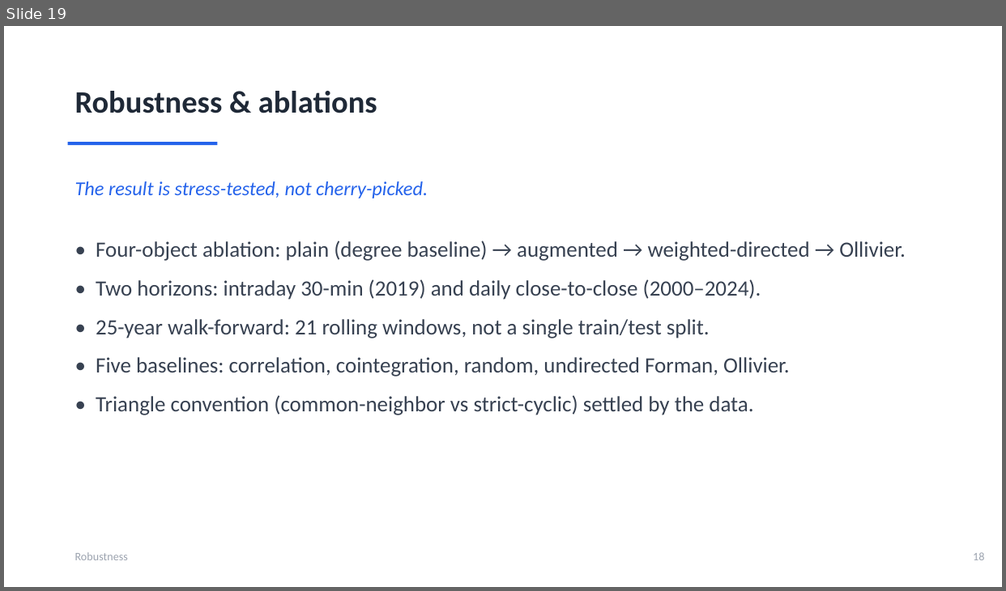
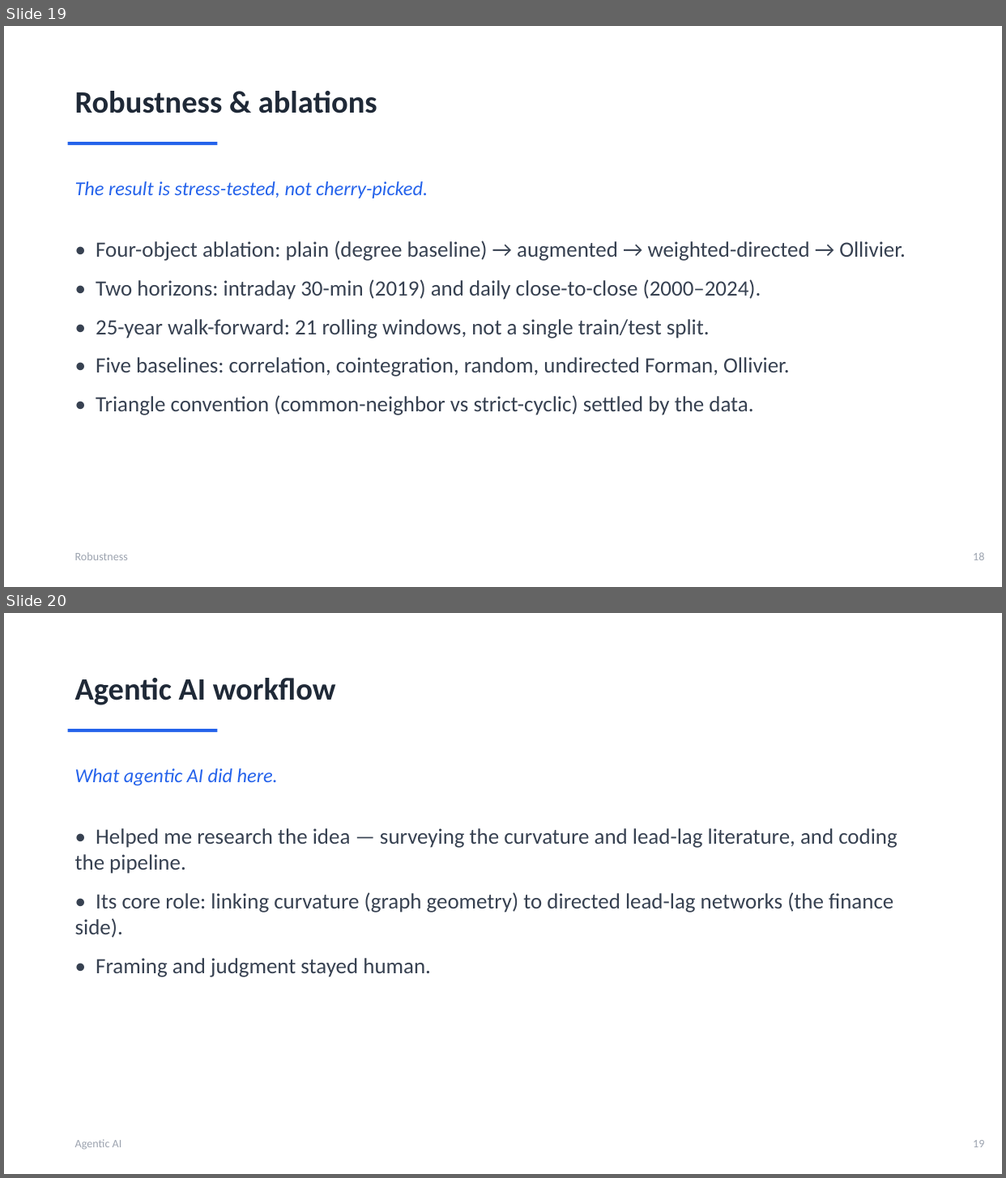
Before and after one commit to ivan-sit/Curvature-Lead-Lag-Model, a slide deck: slides/Ricci_Curvature_LeadLag.pptx. Shown one above the other, each under a label of ours: slide 19 before the commit, slides 19 and 20 after it. The pictures are 1006x591 and 1006x1178 pixels, drawn with LibreOffice and Linux fonts; fonts in the diff are those of the drawing. Boxes give left, top, right and bottom in pixels: in the first picture for what was removed or moved away, otherwise in the second. Text is boxed around its words. In the diff, an @@ line names an element or a change of style, - is before the commit and + after.

```diff
--- a/slides/Ricci_Curvature_LeadLag.pptx
+++ b/slides/Ricci_Curvature_LeadLag.pptx
@@ slide 20 added at [4,613,1002,1174], background #FFFFFF @@
@@ text added at [75,678,336,705], 30 pt, text #1F2937, bold @@
+Agentic AI workflow
@@ rectangle added at [68,729,217,732], fill #2563EB @@
@@ text added at [75,769,278,786], 19 pt, text #2563EB, italic @@
+What agentic AI did here.
@@ text added at [75,828,897,977], 21 pt, text #374151 @@
+• Helped me research the idea — surveying the curvature and lead-lag literature, and coding the pipeline.
+• Its core role: linking curvature (graph geometry) to directed lead-lag networks (the finance side).
+• Framing and judgment stayed human.
@@ text added at [75,1139,122,1149], 11 pt, text #9CA3AF @@
+Agentic AI
@@ text added at [973,1140,984,1148], 11 pt, text #9CA3AF @@
+19
```
Also in this commit, not shown: 3 slides changed, 2 slides removed, 2 other files.
